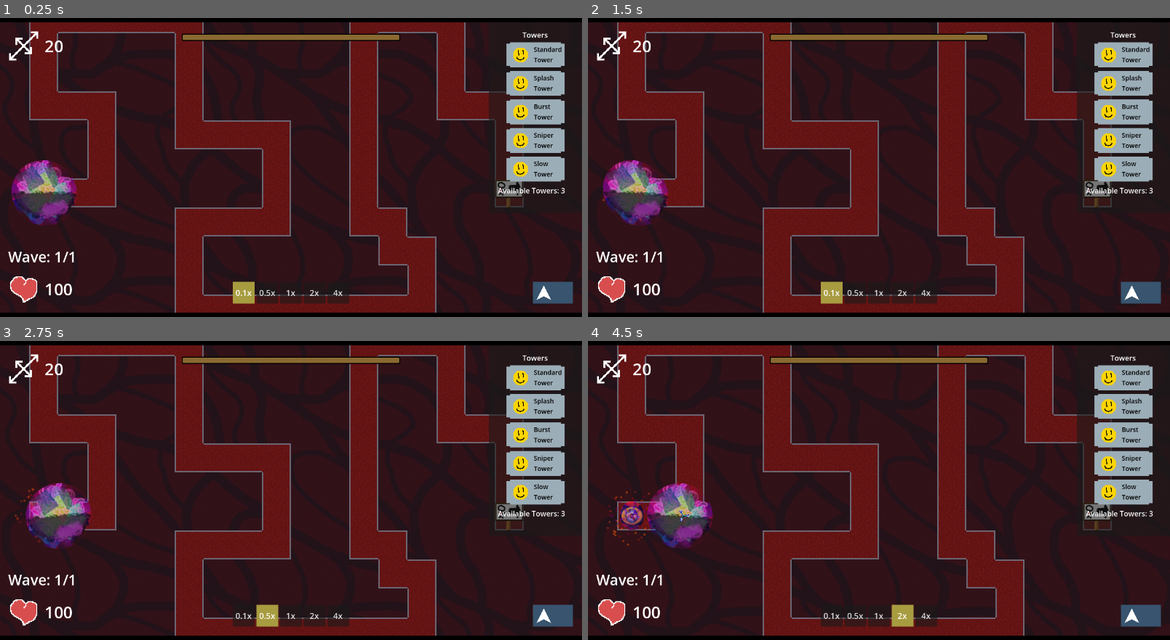
Above: before the commit, frames 1-4 (two rows, left to right).
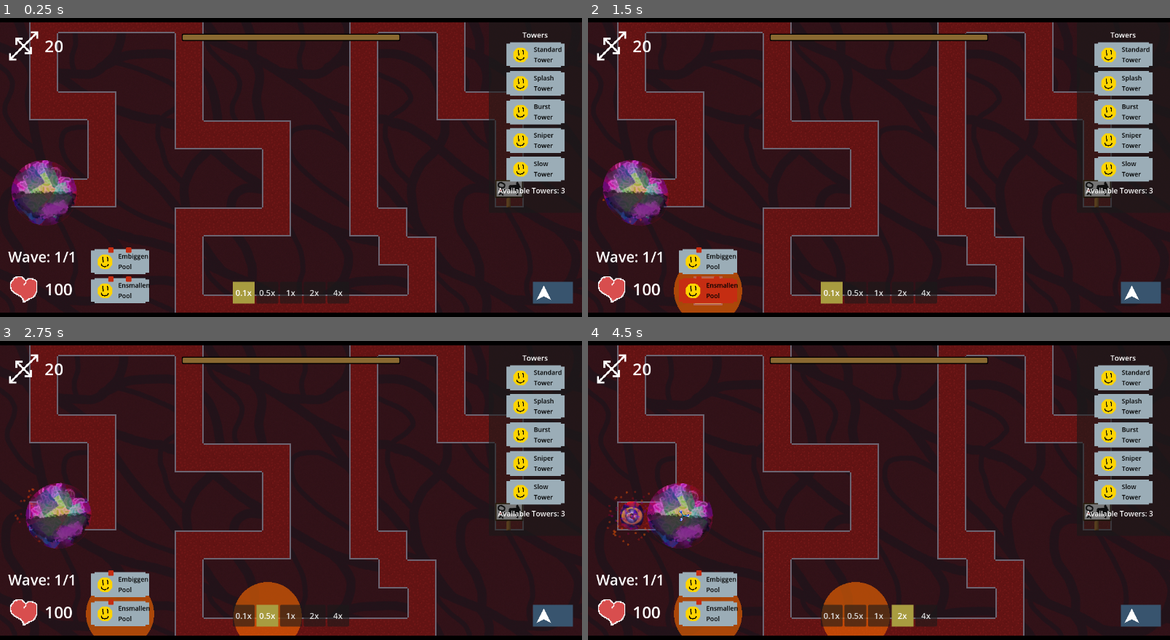
Above: after the commit, the same moments.

Repository: ladybunne/gmtk-game-jam-2024
Game: Godot game, scene res://MainScene.tscn
Same seed, same stepped clock (60 frames per second), same inputs: the game is played once before the commit and once after it.
Inputs (mouse positions are in pixels of both pictures, inside the frame that each line leads up to):
- Up to frame 1 (0.25 s): no input
- Up to frame 2 (1.5 s): click (710, 260) at 0.5 s, where only the run after the commit has a clickable "Embiggen Pool"; click (710, 290) at 1.25 s, where only the run after the commit has a clickable "Ensmallen Pool"
- Up to frame 3 (2.75 s): click "0.5x" at 2 s
- Up to frame 4 (4.5 s): click "0.1x" at 2.75 s; click "1x" at 3.5 s; click "2x" at 4.25 s

The runs differ from the first frame. In frame 1, 1.7% of the frame differs, in the area x 15-26%, y 76-96%; in frame 2, 2.2%; in frame 3, 3.7%; in frame 4, 4.0%, in the area x 14-52%, y 76-99%.

Commit message:
fix tower ui buttons

Diff:
--- a/Scenes/UI/UI.tscn
+++ b/Scenes/UI/UI.tscn
@@ -9,73 +9,29 @@
 [ext_resource type="PackedScene" uid="uid://datu6fcwhci0d" path="res://Scenes/UI/BigcraftUI.tscn" id="7_cqopu"]
 [ext_resource type="PackedScene" uid="uid://bqe0ghafx8o7c" path="res://Scenes/UI/TowerInfoUI.tscn" id="8_j376u"]
 [ext_resource type="PackedScene" uid="uid://dw0t4n08wc5g5" path="res://GameThings/TowerButton.tscn" id="9_0k1bh"]
-[ext_resource type="PackedScene" uid="uid://c5h6t03ggetju" path="res://Scenes/UI/BaseHealthUI.tscn" id="9_8ccqo"]
+[ext_resource type="PackedScene" path="res://Scenes/UI/BaseHealthUI.tscn" id="9_8ccqo"]
 [ext_resource type="Script" path="res://GameThings/TowerResources/TowerData.gd" id="11_2auba"]
+[ext_resource type="Resource" uid="uid://bwmbm3j4cnijd" path="res://GameThings/TowerResources/SplashTower.tres" id="11_dfxxo"]
+[ext_resource type="Resource" uid="uid://b3w47aflwvwyn" path="res://GameThings/TowerResources/CapacityTower.tres" id="12_36bk1"]
 [ext_resource type="Texture2D" uid="uid://bbq5xgac2stx0" path="res://Assets/Sprites/blueSquare.png" id="12_epqg0"]
 [ext_resource type="Texture2D" uid="uid://c7wsooxicpfxa" path="res://Assets/Sprites/handle2.png" id="12_wid68"]
+[ext_resource type="Resource" uid="uid://cxyb6r4du4xxy" path="res://GameThings/TowerResources/SniperTower.tres" id="13_2o1py"]
+[ext_resource type="Resource" uid="uid://d28j28j2kco5y" path="res://GameThings/TowerResources/DebuffTower.tres" id="14_mmnkw"]
 [ext_resource type="PackedScene" uid="uid://cpu00utrln8y5" path="res://Scenes/UI/EndScreenUI.tscn" id="17_icfck"]
 
-[sub_resource type="Resource" id="Resource_s5ii1"]
+[sub_resource type="Resource" id="Resource_04qim"]
 resource_local_to_scene = true
 script = ExtResource("11_2auba")
 damage = 5.0
-cooldown = 0.75
-target_range = 140.0
-splash_range = 50.0
-ammo_capacity = 10.0
-rate_of_fire = 0.1
-type = 0
-shot_sfx_string = "bang"
-
-[sub_resource type="Resource" id="Resource_617tn"]
-resource_local_to_scene = true
-script = ExtResource("11_2auba")
-damage = 9.0
-cooldown = 3.0
-target_range = 170.0
-splash_range = 50.0
-ammo_capacity = 10.0
-rate_of_fire = 0.1
-type = 2
-shot_sfx_string = "pshh"
-
-[sub_resource type="Resource" id="Resource_612yi"]
-resource_local_to_scene = true
-script = ExtResource("11_2auba")
-damage = 4.0
-cooldown = 3.5
-target_range = 75.0
-splash_range = null
-ammo_capacity = 10.0
-rate_of_fire = 0.1
+cooldown = 2.0
+target_range = 60.0
+splash_range = 200.0
+ammo_capacity = 20.0
+rate_of_fire = 0.01
 type = 1
 shot_sfx_string = "T"
 
-[sub_resource type="Resource" id="Resource_cdv7d"]
-resource_local_to_scene = true
-script = ExtResource("11_2auba")
-damage = 75.0
-cooldown = 5.0
-target_range = 270.0
-splash_range = 200.0
-ammo_capacity = 10.0
-rate_of_fire = 0.1
-type = 5
-shot_sfx_string = "bang"
-
-[sub_resource type="Resource" id="Resource_bbqsi"]
-resource_local_to_scene = true
-script = ExtResource("11_2auba")
-damage = 40.0
-cooldown = 0.5
-target_range = 50.0
-splash_range = 200.0
-ammo_capacity = 10.0
-rate_of_fire = 0.1
-type = 7
-shot_sfx_string = "gurgle"
-
-[sub_resource type="Resource" id="Resource_fokb6"]
+[sub_resource type="Resource" id="Resource_oud1r"]
 resource_local_to_scene = true
 script = ExtResource("11_2auba")
 damage = 5.0
@@ -98,18 +54,6 @@
 rate_of_fire = 0.1
 type = 4
 shot_sfx_string = "awmp"
-
-[sub_resource type="Resource" id="Resource_rplcj"]
-resource_local_to_scene = true
-script = ExtResource("11_2auba")
-damage = 5.0
-cooldown = 2.0
-target_range = 60.0
-splash_range = 200.0
-ammo_capacity = 20.0
-rate_of_fire = 0.01
-type = 1
-shot_sfx_string = "T"
 
 [node name="UI" type="Node"]
 
@@ -234,47 +178,76 @@
 
 [node name="Button" parent="TowerCreateUI/Panel/Container" instance=ExtResource("9_0k1bh")]
 layout_mode = 2
-data = SubResource("Resource_s5ii1")
 
 [node name="Button2" parent="TowerCreateUI/Panel/Container" instance=ExtResource("9_0k1bh")]
 layout_mode = 2
-data = SubResource("Resource_617tn")
+data = ExtResource("11_dfxxo")
 
 [node name="Label" parent="TowerCreateUI/Panel/Container/Button2" index="1"]
 text = "Splash Tower"
 
 [node name="Button3" parent="TowerCreateUI/Panel/Container" instance=ExtResource("9_0k1bh")]
 layout_mode = 2
-data = SubResource("Resource_612yi")
+data = ExtResource("12_36bk1")
 
 [node name="Label" parent="TowerCreateUI/Panel/Container/Button3" index="1"]
 text = "Burst Tower"
 
 [node name="Button6" parent="TowerCreateUI/Panel/Container" instance=ExtResource("9_0k1bh")]
 layout_mode = 2
-data = SubResource("Resource_cdv7d")
+data = ExtResource("13_2o1py")
 
 [node name="Label" parent="TowerCreateUI/Panel/Container/Button6" index="1"]
 text = "Sniper Tower"
 
 [node name="Button7" parent="TowerCreateUI/Panel/Container" instance=ExtResource("9_0k1bh")]
 layout_mode = 2
-data = SubResource("Resource_bbqsi")
+data = ExtResource("14_mmnkw")
 
 [node name="Label" parent="TowerCreateUI/Panel/Container/Button7" index="1"]
 text = "Slow Tower"
 
-[node name="Button4" parent="TowerCreateUI/Panel/Container" groups=["bigButton"] instance=ExtResource("9_0k1bh")]
+[node name="Sell Tower" parent="TowerCreateUI/Panel/Container" instance=ExtResource("9_0k1bh")]
 visible = false
 layout_mode = 2
-data = SubResource("Resource_fokb6")
+data = SubResource("Resource_04qim")
+sell = true
+
+[node name="Texture" parent="TowerCreateUI/Panel/Container/Sell Tower" index="0"]
+texture = ExtResource("12_wid68")
+
+[node name="Label" parent="TowerCreateUI/Panel/Container/Sell Tower" index="1"]
+text = "Sell Tower"
+
+[node name="TowerCounter" type="RichTextLabel" parent="TowerCreateUI/Panel/Container" groups=["TowerCountText"]]
+custom_minimum_size = Vector2(0, 25)
+layout_mode = 2
+text = "Available Towers: "
+
+[node name="Control" type="Control" parent="TowerCreateUI"]
+layout_mode = 3
+anchors_preset = 2
+anchor_top = 1.0
+anchor_bottom = 1.0
+offset_top = -40.0
+offset_right = 40.0
+grow_vertical = 0
+
+[node name="Button4" parent="TowerCreateUI/Control" groups=["bigButton"] instance=ExtResource("9_0k1bh")]
+layout_mode = 2
+anchors_preset = 0
+offset_left = 180.0
+offset_top = -100.0
+offset_right = 308.0
+offset_bottom = -45.0
+data = SubResource("Resource_oud1r")
 pool = true
 poolIsBig = true
 
-[node name="Label" parent="TowerCreateUI/Panel/Container/Button4" index="1"]
+[node name="Label" parent="TowerCreateUI/Control/Button4" index="1"]
 text = "Embiggen Pool"
 
-[node name="Dot1" type="TextureRect" parent="TowerCreateUI/Panel/Container/Button4"]
+[node name="Dot1" type="TextureRect" parent="TowerCreateUI/Control/Button4"]
 layout_mode = 0
 offset_left = 37.5
 offset_top = -4.0
@@ -283,7 +256,7 @@
 texture = ExtResource("4_2nsox")
 expand_mode = 1
 
-[node name="Dot2" type="TextureRect" parent="TowerCreateUI/Panel/Container/Button4"]
+[node name="Dot2" type="TextureRect" parent="TowerCreateUI/Control/Button4"]
 layout_mode = 0
 offset_left = 76.5
 offset_top = -4.0
@@ -292,16 +265,20 @@
 texture = ExtResource("4_2nsox")
 expand_mode = 1
 
-[node name="Button5" parent="TowerCreateUI/Panel/Container" groups=["smallButton"] instance=ExtResource("9_0k1bh")]
-visible = false
-layout_mode = 2
-data = SubResource("Resource_g6oy1")
+[node name="Button5" parent="TowerCreateUI/Control" groups=["smallButton"] instance=ExtResource("9_0k1bh")]
+layout_mode = 2
+anchors_preset = 0
+offset_left = 180.0
+offset_top = -36.0
+offset_right = 308.0
+offset_bottom = 19.0
+data = SubResource("Resource_rqyo2")
 pool = true
 
-[node name="Label" parent="TowerCreateUI/Panel/Container/Button5" index="1"]
+[node name="Label" parent="TowerCreateUI/Control/Button5" index="1"]
 text = "Ensmallen Pool"
 
-[node name="Dot1" type="TextureRect" parent="TowerCreateUI/Panel/Container/Button5"]
+[node name="Dot1" type="TextureRect" parent="TowerCreateUI/Control/Button5"]
 layout_mode = 0
 offset_left = 37.5
 offset_top = -4.0
@@ -310,7 +287,7 @@
 texture = ExtResource("4_2nsox")
 expand_mode = 1
 
-[node name="Dot2" type="TextureRect" parent="TowerCreateUI/Panel/Container/Button5"]
+[node name="Dot2" type="TextureRect" parent="TowerCreateUI/Control/Button5"]
 layout_mode = 0
 offset_left = 76.5
 offset_top = -4.0
@@ -318,23 +295,6 @@
 offset_bottom = 8.0
 texture = ExtResource("4_2nsox")
 expand_mode = 1
-
-[node name="Sell Tower" parent="TowerCreateUI/Panel/Container" instance=ExtResource("9_0k1bh")]
-visible = false
-layout_mode = 2
-data = SubResource("Resource_rplcj")
-sell = true
-
-[node name="Texture" parent="TowerCreateUI/Panel/Container/Sell Tower" index="0"]
-texture = ExtResource("12_wid68")
-
-[node name="Label" parent="TowerCreateUI/Panel/Container/Sell Tower" index="1"]
-text = "Sell Tower"
-
-[node name="TowerCounter" type="RichTextLabel" parent="TowerCreateUI/Panel/Container" groups=["TowerCountText"]]
-custom_minimum_size = Vector2(0, 25)
-layout_mode = 2
-text = "Available Towers: "
 
 [node name="Cursor" type="Sprite2D" parent="." groups=["Cursor"]]
 visible = false
@@ -362,6 +322,6 @@
 [editable path="TowerCreateUI/Panel/Container/Button3"]
 [editable path="TowerCreateUI/Panel/Container/Button6"]
 [editable path="TowerCreateUI/Panel/Container/Button7"]
-[editable path="TowerCreateUI/Panel/Container/Button4"]
-[editable path="TowerCreateUI/Panel/Container/Button5"]
 [editable path="TowerCreateUI/Panel/Container/Sell Tower"]
+[editable path="TowerCreateUI/Control/Button4"]
+[editable path="TowerCreateUI/Control/Button5"]
Not shown: 2 places in Scenes/UI/UI.tscn that only renumber resources
